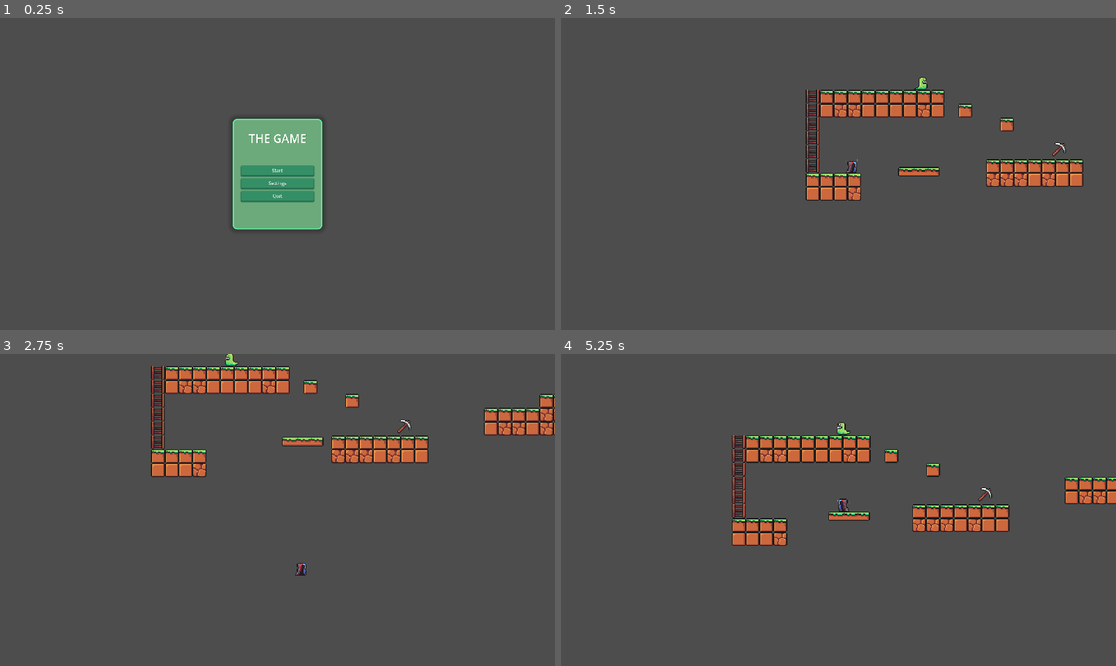
Above: before the commit, frames 1-4 (two rows, left to right).
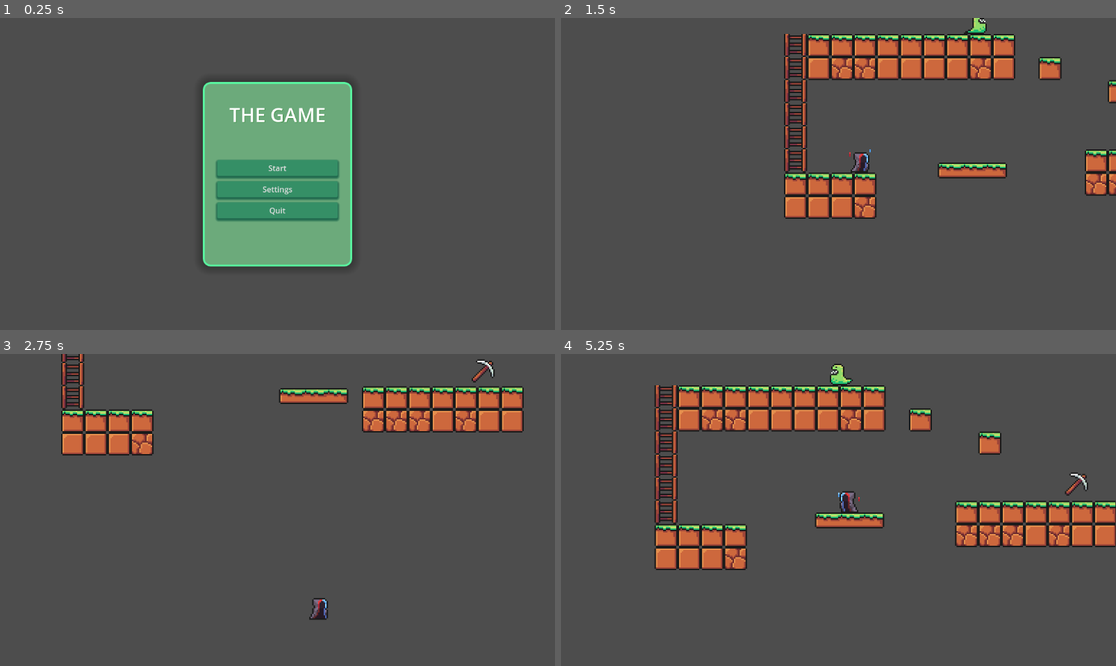
Above: after the commit, the same moments.

Repository: FrogMakesSkripts/The-Game
Game: Godot game, scene res://scenes/title_screen.tscn
Same seed, same stepped clock (60 frames per second), same inputs: the game is played once before the commit and once after it.
Inputs (mouse positions are in pixels of both pictures, inside the frame that each line leads up to):
- Up to frame 1 (0.25 s): no input
- Up to frame 2 (1.5 s): click "Start" at 0.5 s; move the mouse to (960, 158) at 1.27 s; press the mouse at (960, 158) at 1.28 s; hold D (move_right) from 1.28 s (still down)
- Up to frame 3 (2.75 s): keep holding D (move_right); tap Space (jump) at 1.52, 2.27 s; tap Ctrl (run, bound only after the commit) at 1.55, 2.1 s; move the mouse to (166, 525) at 2.02 s; release the mouse at (166, 525) at 2.03 s; click (166, 525) at 2.3 s
- Up to frame 4 (5.25 s): move the mouse to (894, 441) at 2.77 s; release D (move_right) at 2.78 s; press the mouse at (894, 441) at 2.78 s; hold W (move_left) 2.78-3.53 s; tap Ctrl (run, bound only after the commit) at 3.05, 3.6, 4.55, 5.1 s; move the mouse to (810, 572) at 3.52 s; release the mouse at (810, 572) at 3.53 s; hold D (move_right) 3.53-5.03 s; tap Space (jump) at 3.77, 4.52 s; click (810, 572) at 3.8 s; move the mouse to (1005, 556) at 4.27 s; press the mouse at (1005, 556) at 4.28 s; move the mouse to (672, 463) at 5.02 s; release the mouse at (672, 463) at 5.03 s; hold W (move_left) from 5.03 s (still down)

The runs differ from the first frame. In frame 1, 13% of the frame differs, in the area x 36-64%, y 20-80%; in frame 2, 16%; in frame 3, 14%; in frame 4, 20%, in the area x 16-100%, y 3-70%.

Commit message:
Added support for SNES controller

Diff:
--- a/project.godot
+++ b/project.godot
@@ -17,25 +17,38 @@
 
 [display]
 
-window/size/viewport_width=1920
-window/size/viewport_height=1080
 
 [input]
 
 move_right={
 "deadzone": 0.2,
 "events": [Object(InputEventKey,"resource_local_to_scene":false,"resource_name":"","device":-1,"window_id":0,"alt_press …(192 unchanged characters)…
+, Object(InputEventJoypadMotion,"resource_local_to_scene":false,"resource_name":"","device":-1,"axis":0,"axis_value":1.0,"script":null)
 ]
 }
 move_left={
 "deadzone": 0.2,
 "events": [Object(InputEventKey,"resource_local_to_scene":false,"resource_name":"","device":-1,"window_id":0,"alt_press …(192 unchanged characters)…
 , Object(InputEventKey,"resource_local_to_scene":false,"resource_name":"","device":-1,"window_id":0,"alt_pressed":false …(182 unchanged characters)…
+, Object(InputEventJoypadMotion,"resource_local_to_scene":false,"resource_name":"","device":-1,"axis":0,"axis_value":-1.0,"script":null)
 ]
 }
 jump={
 "deadzone": 0.2,
 "events": [Object(InputEventKey,"resource_local_to_scene":false,"resource_name":"","device":-1,"window_id":0,"alt_press …(191 unchanged characters)…
+, Object(InputEventJoypadButton,"resource_local_to_scene":false,"resource_name":"","device":-1,"button_index":1,"pressure":0.0,"pressed":true,"script":null)
+]
+}
+interact={
+"deadzone": 0.2,
+"events": [Object(InputEventMouseButton,"resource_local_to_scene":false,"resource_name":"","device":-1,"window_id":0,"alt_pressed":false,"shift_pressed":false,"ctrl_pressed":false,"meta_pressed":false,"button_mask":1,"position":Vector2(112, 19),"global_position":Vector2(119, 56),"factor":1.0,"button_index":1,"canceled":false,"pressed":true,"double_click":false,"script":null)
+, Object(InputEventJoypadButton,"resource_local_to_scene":false,"resource_name":"","device":-1,"button_index":0,"pressure":0.0,"pressed":true,"script":null)
+]
+}
+run={
+"deadzone": 0.2,
+"events": [Object(InputEventKey,"resource_local_to_scene":false,"resource_name":"","device":-1,"window_id":0,"alt_pressed":false,"shift_pressed":false,"ctrl_pressed":false,"meta_pressed":false,"pressed":false,"keycode":0,"physical_keycode":4194326,"key_label":0,"unicode":0,"location":0,"echo":false,"script":null)
+, Object(InputEventJoypadButton,"resource_local_to_scene":false,"resource_name":"","device":-1,"button_index":3,"pressure":0.0,"pressed":true,"script":null)
 ]
 }
 
--- a/scenes/player.tscn
+++ b/scenes/player.tscn
@@ -137,6 +137,116 @@
 radius = 5.0
 height = 14.0
 
+[sub_resource type="Animation" id="Animation_g2els"]
+resource_name = "Mine"
+length = 0.25
+loop_mode = 2
+tracks/0/type = "value"
+tracks/0/imported = false
+tracks/0/enabled = true
+tracks/0/path = NodePath("HeldItemTextureRight:rotation")
+tracks/0/interp = 1
+tracks/0/loop_wrap = true
+tracks/0/keys = {
+"times": PackedFloat32Array(0, 0.25),
+"transitions": PackedFloat32Array(1, 1),
+"update": 0,
+"values": [0.0, 0.6981317]
+}
+tracks/1/type = "value"
+tracks/1/imported = false
+tracks/1/enabled = true
+tracks/1/path = NodePath("HeldItemTextureLeft:rotation")
+tracks/1/interp = 1
+tracks/1/loop_wrap = true
+tracks/1/keys = {
+"times": PackedFloat32Array(0, 0.25),
+"transitions": PackedFloat32Array(1, 1),
+"update": 0,
+"values": [0.0, -0.6981317]
+}
+tracks/2/type = "value"
+tracks/2/imported = false
+tracks/2/enabled = true
+tracks/2/path = NodePath("HeldItemTextureRight:position")
+tracks/2/interp = 1
+tracks/2/loop_wrap = true
+tracks/2/keys = {
+"times": PackedFloat32Array(0, 0.25),
+"transitions": PackedFloat32Array(1, 1),
+"update": 0,
+"values": [Vector2(10, -11), Vector2(10, -7)]
+}
+tracks/3/type = "value"
+tracks/3/imported = false
+tracks/3/enabled = true
+tracks/3/path = NodePath("HeldItemTextureLeft:position")
+tracks/3/interp = 1
+tracks/3/loop_wrap = true
+tracks/3/keys = {
+"times": PackedFloat32Array(0, 0.25),
+"transitions": PackedFloat32Array(1, 1),
+"update": 0,
+"values": [Vector2(-10, -11), Vector2(-10, -7)]
+}
+
+[sub_resource type="Animation" id="Animation_qhqgy"]
+length = 0.001
+tracks/0/type = "value"
+tracks/0/imported = false
+tracks/0/enabled = true
+tracks/0/path = NodePath("HeldItemTextureRight:rotation")
+tracks/0/interp = 1
+tracks/0/loop_wrap = true
+tracks/0/keys = {
+"times": PackedFloat32Array(0),
+"transitions": PackedFloat32Array(1),
+"update": 0,
+"values": [0.0]
+}
+tracks/1/type = "value"
+tracks/1/imported = false
+tracks/1/enabled = true
+tracks/1/path = NodePath("HeldItemTextureLeft:rotation")
+tracks/1/interp = 1
+tracks/1/loop_wrap = true
+tracks/1/keys = {
+"times": PackedFloat32Array(0),
+"transitions": PackedFloat32Array(1),
+"update": 0,
+"values": [0.0]
+}
+tracks/2/type = "value"
+tracks/2/imported = false
+tracks/2/enabled = true
+tracks/2/path = NodePath("HeldItemTextureRight:position")
+tracks/2/interp = 1
+tracks/2/loop_wrap = true
+tracks/2/keys = {
+"times": PackedFloat32Array(0),
+"transitions": PackedFloat32Array(1),
+"update": 0,
+"values": [Vector2(10, -9)]
+}
+tracks/3/type = "value"
+tracks/3/imported = false
+tracks/3/enabled = true
+tracks/3/path = NodePath("HeldItemTextureLeft:position")
+tracks/3/interp = 1
+tracks/3/loop_wrap = true
+tracks/3/keys = {
+"times": PackedFloat32Array(0),
+"transitions": PackedFloat32Array(1),
+"update": 0,
+"values": [Vector2(-10, -11)]
+}
+
+[sub_resource type="AnimationLibrary" id="AnimationLibrary_dqkch"]
+_data = {
+&"Mine": SubResource("Animation_g2els"),
+&"RESET": SubResource("Animation_qhqgy")
+}
+
 [node name="Player" type="CharacterBody2D"]
 z_index = 5
 collision_layer = 2
@@ -144,7 +254,7 @@
 script = ExtResource("1_g2els")
 
 [node name="HeldItemTextureRight" type="Sprite2D" parent="."]
-position = Vector2(10, -11)
+position = Vector2(10, -9)
 
 [node name="HeldItemTextureLeft" type="Sprite2D" parent="."]
 position = Vector2(-10, -11)
@@ -162,3 +272,8 @@
 [node name="CoyoteTimer" type="Timer" parent="."]
 wait_time = 0.15
 one_shot = true
+
+[node name="InteractionAnimation" type="AnimationPlayer" parent="."]
+libraries = {
+&"": SubResource("AnimationLibrary_dqkch")
+}
--- a/scripts/player.gd
+++ b/scripts/player.gd
@@ -8,13 +8,14 @@
 
 @export var speed = 100
 @export var jump = -200
-@export var max_inertia = 35
+@export var max_inertia = 30
 @export var acceleration = 1.5
 @export var deceleration = 0.7
 
 @onready var held_item_texture_right: Sprite2D = $HeldItemTextureRight
 @onready var held_item_texture_left: Sprite2D = $HeldItemTextureLeft
 @onready var animated_sprite: AnimatedSprite2D = $AnimatedSprite2D
+@onready var interact_animation: AnimationPlayer = $InteractionAnimation
 @onready var coyote_timer: Timer = $CoyoteTimer
 
 
@@ -22,6 +23,18 @@
 var inertia = 0
 
 func _physics_process(delta: float) -> void:
+# RUN
+	if Input.is_action_pressed("run"):
+		max_inertia = 45
+		acceleration = 2
+# ANIMATION
+		if inertia > 10:
+			animated_sprite.play("Jump")
+	else:
+		if is_on_floor():
+			animated_sprite.play("Idle")
+		if not is_on_floor():
+			animated_sprite.play("Jump")
 # DIRECTION
 	var direction = 0
 	if Input.is_action_pressed("move_right"):
@@ -36,10 +49,6 @@
 		if not is_on_floor():
 			inertia -= acceleration / 2.66
 		animated_sprite.flip_h = true
-	if is_on_floor():
-		animated_sprite.play("Idle")
-	else:
-		animated_sprite.play("Jump")
 	if animated_sprite.flip_h == false:
 		held_item_texture_left.visible = false
 		held_item_texture_right.visible = true
@@ -94,6 +103,12 @@
 			break
 	return int(digits)
 
+func _input(event):
+	if Input.is_action_pressed("interact"):
+		interact_animation.play("Mine")
+	else:
+		interact_animation.play("RESET")
+
 func update_held_item(item: String):
 	held_item_texture_right.texture = load(item)
 	held_item_texture_left.texture = load(item)
Not shown: 1 places in scenes/player.tscn that only renumber resources
